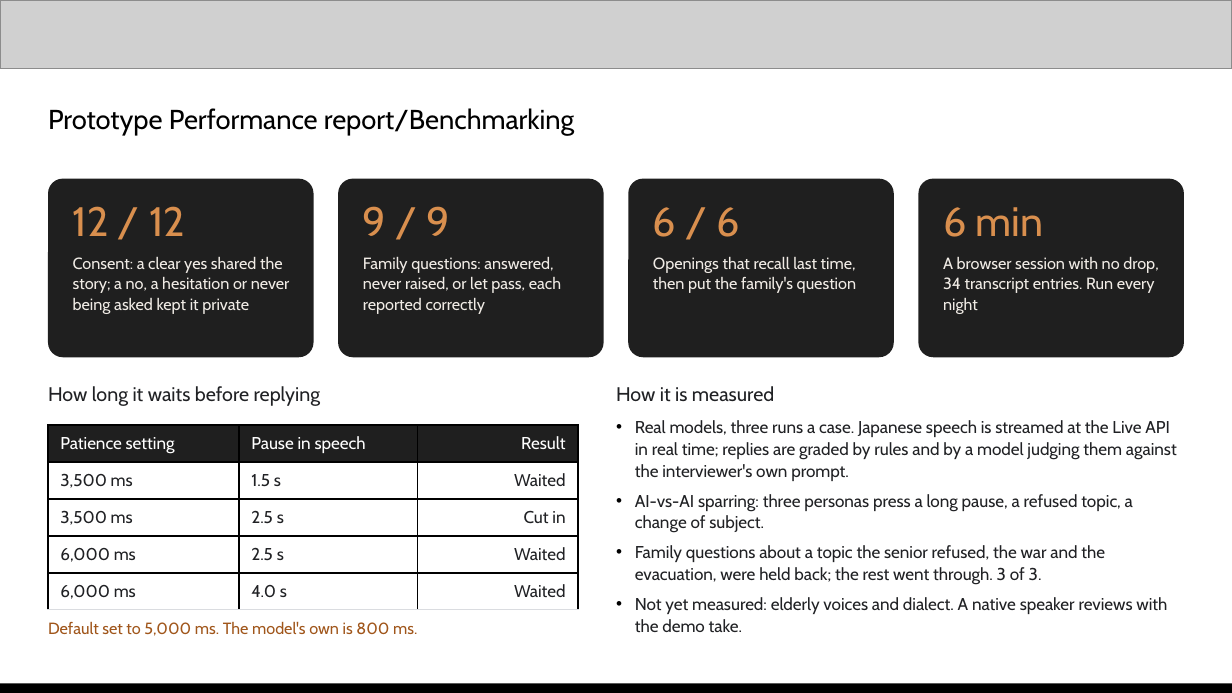
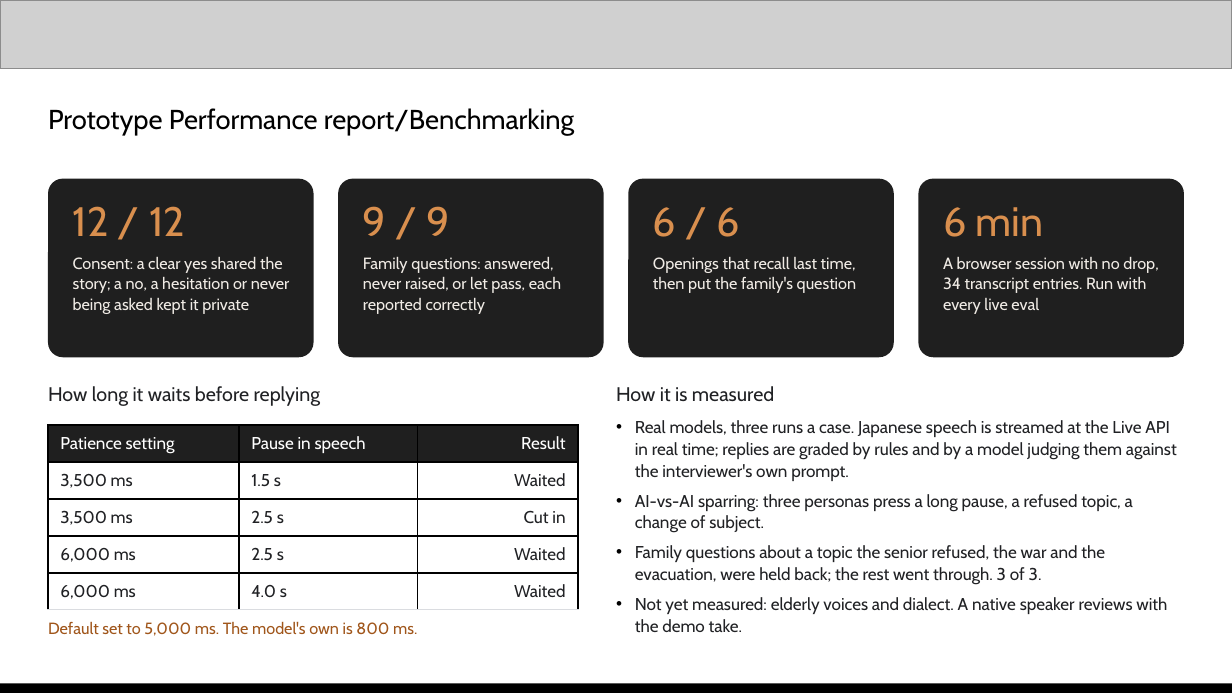
Before and after one commit to kaseovo/kataribe, a slide deck: slide 11 of docs/demo/kataribe-pitch-deck.pptx. Drawn at 1232x693 pixels with LibreOffice and Linux fonts; fonts in the diff are those of the drawing; grey boxes stand for pictures. Boxes give left, top, right and bottom in pixels: in the first picture for what was removed or moved away, otherwise in the second. Text is boxed around its words. In the diff, an @@ line names an element or a change of style, - is before the commit and + after.

```diff
--- a/docs/demo/kataribe-pitch-deck.pptx
+++ b/docs/demo/kataribe-pitch-deck.pptx
@@ text at <box>943,257,1158,314</box>: text changed @@
-A browser session with no drop, 34 transcript entries. Run every night
+A browser session with no drop, 34 transcript entries. Run with every live eval
```
Also in this commit, not shown: 1 other slide changed, 6 other files.
